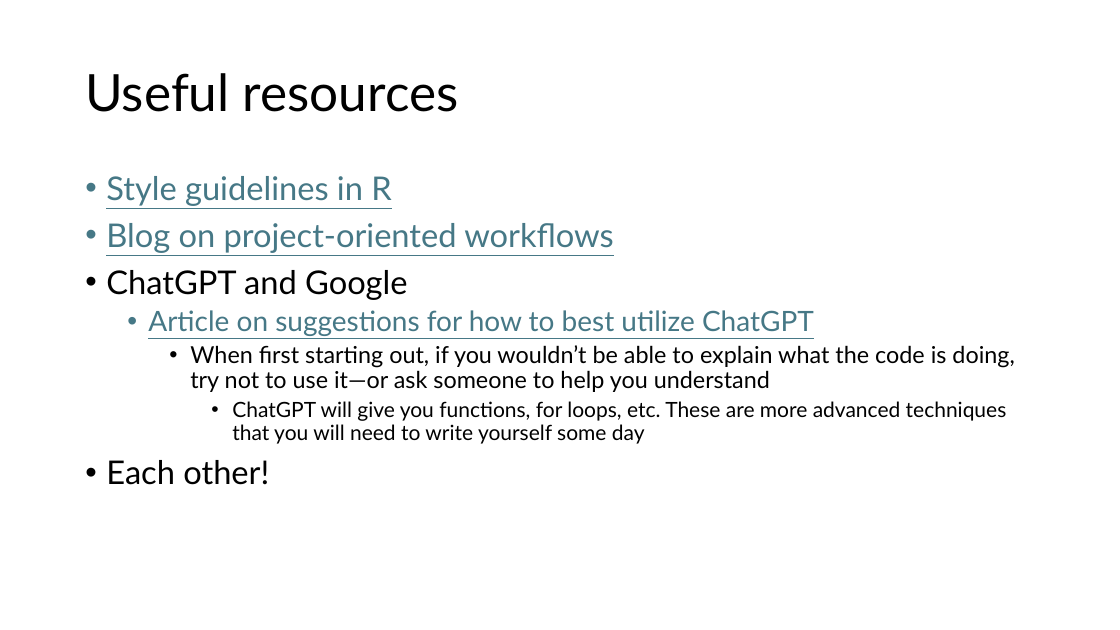
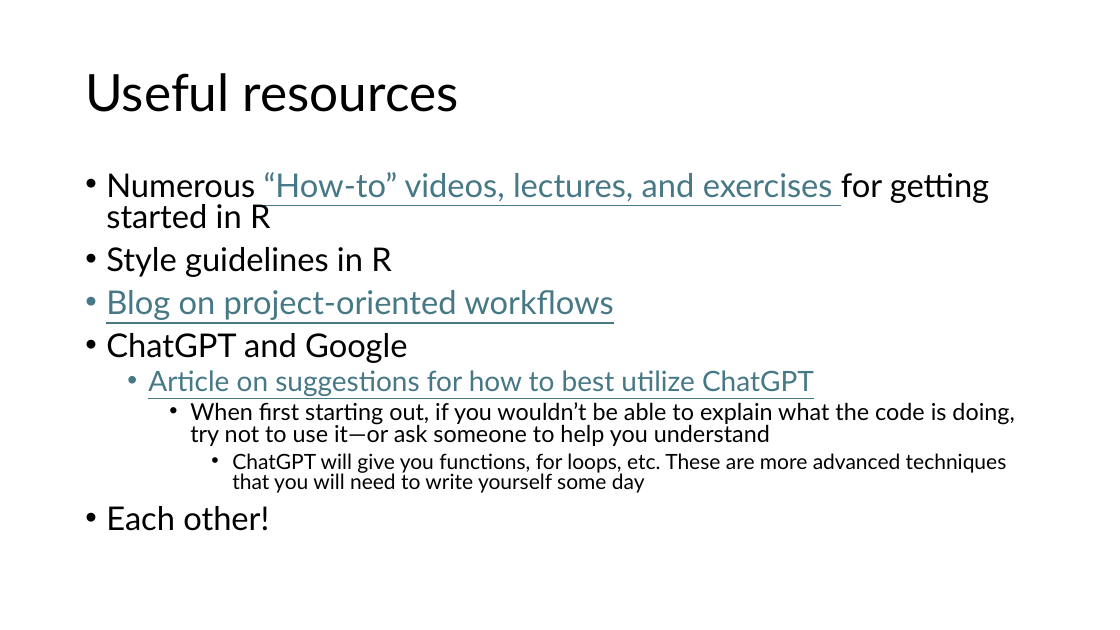
Before and after one commit to wwoelmer/BOPRC_1_R_Fundamentals, a slide deck: slide 28 of Introduction to R Workshop 1.pptx (slide 22 before the commit). Drawn at 1120x630 pixels with LibreOffice and Linux fonts; fonts in the diff are those of the drawing. Boxes give left, top, right and bottom in pixels: in the first picture for what was removed or moved away, otherwise in the second. Text is boxed around its words. In the diff, an @@ line names an element or a change of style, - is before the commit and + after.

```diff
--- a/Introduction to R Workshop 1.pptx
+++ b/Introduction to R Workshop 1.pptx
@@ text at [106,172,989,229]: paragraph added @@
+• Numerous “How-to” videos, lectures, and exercises for getting started in R
@@ text at [106,247,1014,531]: text colour #467886 to #000000, underline off in "Style guidelines in R"; line spacing 0.9 to 0.8 @@
```
Also in this commit, not shown: 4 other slides changed, 17 slides added, 9 slides removed.
